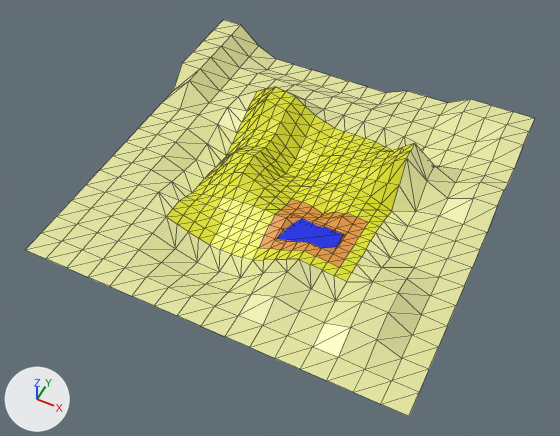
One commit to the glTF model models/terrain_desert.glb: the scene before it, then after it.
Both versions are drawn from a 50 mm lens placed at (342.0, -423.0, 591.0), pointed at (98.0, 65.0, -19.0). Every picture has the same lights, and +X, +Y and +Z are marked at lower left. Mesh edges are drawn as thin lines. Vertices at the same position are counted once.

Objects in the first picture: 'blocked_area', 'desert', 'fertile_land', 'water'.
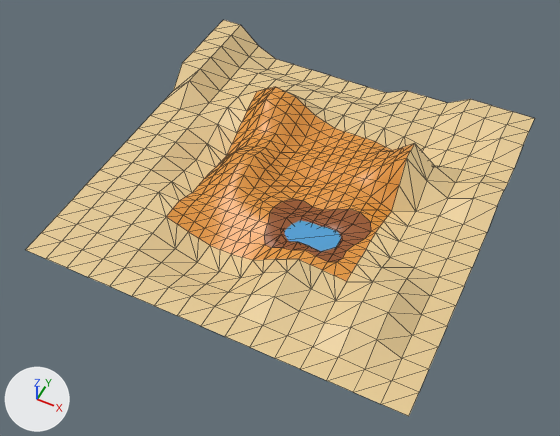
The change in detail:
Material 'FertileLand' (mat_fertileland) changes colour from orange #e79a40 to brown #9b592d; in linear values from (0.801, 0.321, 0.0506) to (0.328, 0.0991, 0.0267).
Material 'water.001' (mat_water_001) is new.
Its base color is (0.111, 0.437, 0.802) (blue #5eb1e7).
Its metallic is 0.514.
Its roughness is 0.482.
Material 'FertileLand.001' (mat_fertileland_001) is new.
Its base color is (0.801, 0.321, 0.0506) (orange #e79a40).
Its roughness is 0.4.
Material 'desert' (mat_desert_1) is new.
Its base color is (0.8, 0.6, 0.3) (beige #e7cb95).
me_plane has 259 vertices, 428 faces and spans x 0.0..200.0, y 0.0..200.0, z -21.0..39.0.
me_plane is used by ob_desert; location (0.0, 0.0, 0.0).
me_plane no longer uses material mat_desert (yellow #e4e72a).
me_plane part 1: 54 of 259 vertices moved; they spanned x 50.0..188.0, y 12.0..162.0, z -17.0..20.0 and now span x 50.0..195.0, y 15.0..162.0, z -13.0..18.0; mean shift (-1.0, 1.0, 1.0); largest move (88.0, 138.0, -16.0) -> (88.0, 138.0, -4.0).
Part 2, on me_plane:
Vertex 52 of me_plane moves from (50.0, 175.0, 26.0) at pixel (285, 110) to (50.0, 175.0, 22.0) at pixel (285, 113).
Vertex 100 of me_plane moves from (50.0, 188.0, 27.0) at pixel (290, 103) to (50.0, 188.0, 25.0) at pixel (290, 104).
Vertex 137 of me_plane moves from (50.0, 162.0, 19.0) at pixel (280, 122) to (50.0, 162.0, 18.0) at pixel (280, 122).
Vertex 174 of me_plane moves from (38.0, 175.0, 30.0) at pixel (275, 104) to (38.0, 175.0, 28.0) at pixel (275, 106).
me_plane part 3: all faces are now shaded smooth (22 of 428 changed).
me_plane now uses material mat_fertileland_001 (orange #e79a40).
me_plane_001 has 272 vertices, 416 faces and spans x -100.0..300.0, y -100.0..300.0, z -21.0..39.0.
me_plane_001 no longer uses material mat_blockeddesert (beige #e6e7a1).
me_plane_001 now uses material mat_desert_1 (beige #e7cb95).
me_plane_004 has 4 vertices, 2 faces and spans x 114.4..171.6, y 22.5..61.4, z -2.3.
me_plane_004 no longer uses material mat_water (blue #0026e7).
me_plane_004 now uses material mat_water_001 (blue #5eb1e7).
me_plane_005 is used by ob_fertile_land; location (0.0, 0.0, 0.0).
me_plane_005 had 56 vertices, 84 faces and spanned x 100.0..187.5, y 12.5..87.5, z -18.4..12.1.
me_plane_005 now has 56 vertices, 84 faces and spans x 91.7..195.3, y 12.5..95.0, z -18.4..12.1.
me_plane_005 part 4: 27 of 56 vertices moved; they spanned x 100.0..187.5, y 12.5..87.5, z -15.9..6.3 and now span x 91.7..195.3, y 14.9..95.0, z -10.0..2.9; mean shift (-0.1, 1.4, 0.5); largest move (100.0, 62.5, -2.5) -> (91.7, 62.5, -2.7).
Part 5, on me_plane_005:
Vertex 5 of me_plane_005 moves from (150.0, 25.0, 11.2) at pixel (309, 242) to (150.0, 25.0, 5.9) at pixel (309, 246).
Vertex 8 of me_plane_005 moves from (175.0, 25.0, 7.5) at pixel (332, 253) to (175.0, 25.0, 6.8) at pixel (332, 254).
Vertex 21 of me_plane_005 moves from (150.0, 12.5, 12.1) at pixel (304, 250) to (150.0, 13.7, 12.1) at pixel (304, 250).
Vertex 26 of me_plane_005 moves from (162.5, 25.0, 9.3) at pixel (321, 248) to (162.5, 25.0, 4.1) at pixel (321, 251).
Vertex 27 of me_plane_005 moves from (187.5, 25.0, 6.4) at pixel (344, 259) to (185.2, 25.0, 6.4) at pixel (342, 258).
Vertex 49 of me_plane_005 moves from (187.5, 12.5, 7.8) at pixel (339, 267) to (182.4, 17.5, 7.8) at pixel (336, 261).
Vertex 52 of me_plane_005 moves from (187.5, 37.5, 3.9) at pixel (349, 251) to (184.5, 37.5, 3.9) at pixel (346, 250).
Vertex 53 of me_plane_005 moves from (137.5, 37.5, -6.3) to (137.5, 31.7, -6.3).

What differs and where, as boxes [x1, y1, x2, y2] in the pictures (560 x 436 px; the box of a moved part takes in the faces that stretch with it):
'blocked_area', recoloured: [26, 20, 535, 416] in both
'desert', recoloured, reshaped, shading changed (yellow to orange): [166, 87, 414, 281] in both
'fertile_land', recoloured, reshaped (orange to brown, 7% shorter): before [259, 199, 368, 267]; after [264, 199, 371, 262]
'water', recoloured: [278, 218, 344, 252] in both
part 1 of me_plane, moved or reshaped: [222, 134, 384, 276] in both
part 2 of me_plane, moved or reshaped: [261, 97, 305, 135] in both
part 3 of me_plane, shading changed: [359, 144, 414, 168] in both
part 4 of me_plane_005, moved or reshaped: before [259, 199, 368, 250]; after [264, 199, 371, 250]
part 5 of me_plane_005, moved or reshaped: before [288, 240, 354, 267]; after [293, 242, 353, 262]
